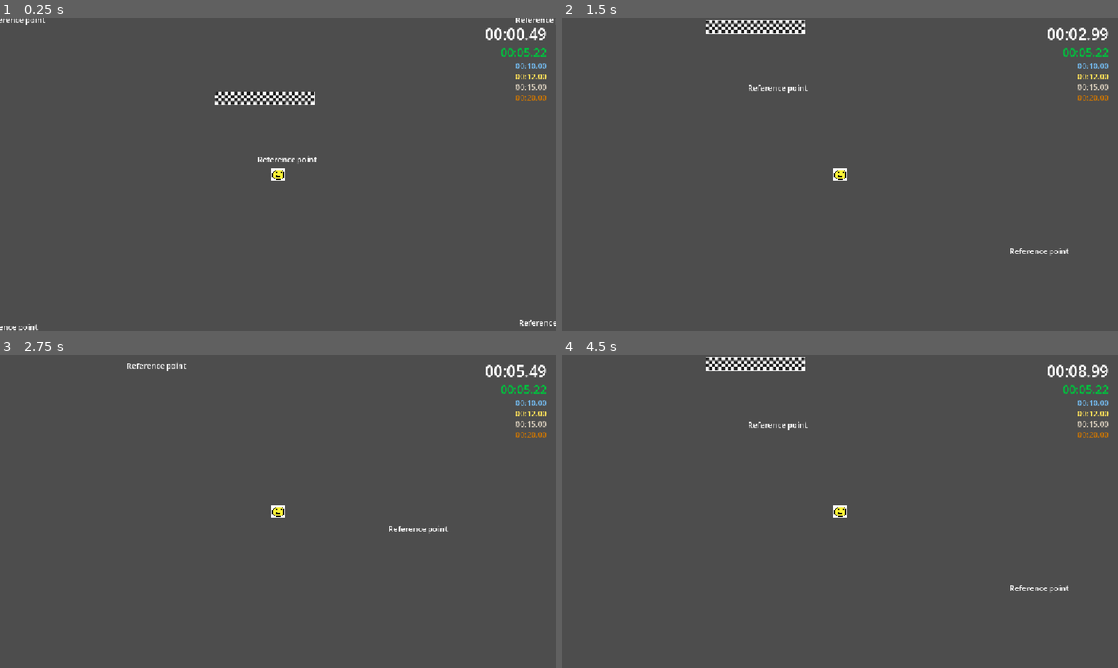
Above: before the commit, frames 1-4 (two rows, left to right).
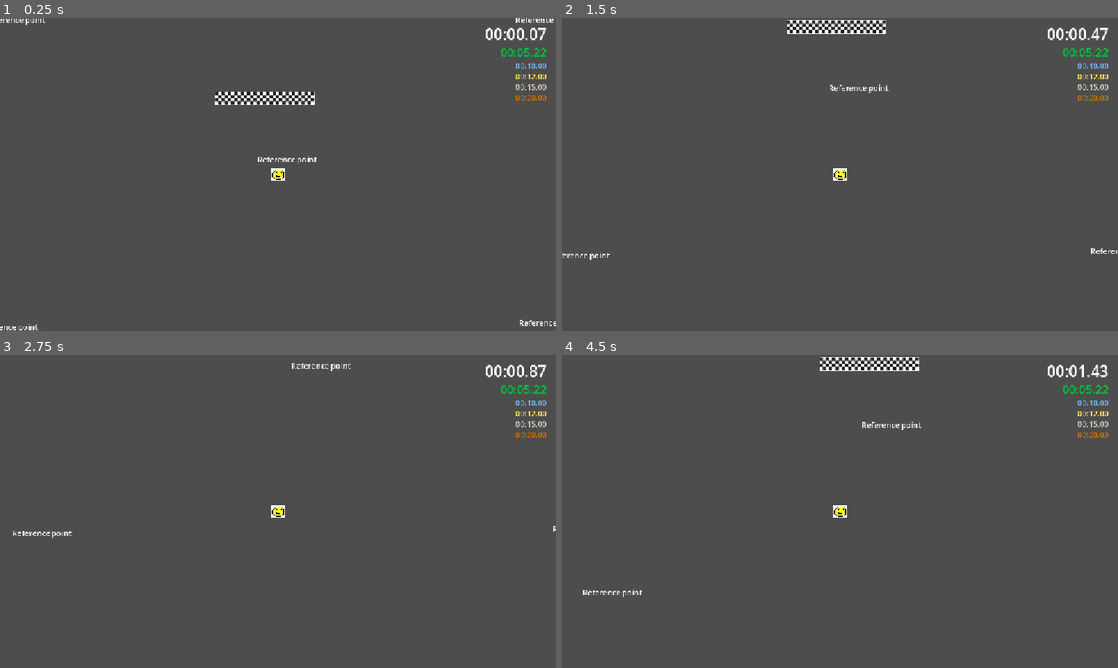
Above: after the commit, the same moments.

Repository: robplaysmusic-bit/dizzy-dash
Game: Godot game, scene res://levels/level-1.tscn
Same seed, same stepped clock (60 frames per second), same inputs: the game is played once before the commit and once after it.
Inputs (mouse positions are in pixels of both pictures, inside the frame that each line leads up to):
- Up to frame 1 (0.25 s): no input
- Up to frame 2 (1.5 s): tap Enter at 0.5 s; move the mouse to (962, 158) at 0.52 s; hold D (right) 0.53-1.25 s; tap Backspace at 0.6 s; click (962, 158) at 0.67 s; drag from (728, 190) to (762, 36) at 1.27 s
- Up to frame 3 (2.75 s): tap Space at 2 s; move the mouse to (333, 442) at 2.02 s; hold D (right) from 2.03 s (still down); tap F at 2.1 s
- Up to frame 4 (4.5 s): release D (right) at 2.75 s; drag from (812, 574) to (673, 464) at 2.77 s; tap Enter at 3.5 s; move the mouse to (1006, 558) at 3.52 s; hold A (left) 3.53-4.25 s; tap Z at 3.6 s; drag from (673, 464) to (756, 433) at 4.27 s

The runs differ from the first frame. In frame 1, less than 0.1% of the frame differs, in the area x 95-99%, y 3-8%; in frame 2, 1.7%; in frame 3, 0.5%; in frame 4, 1.9%, in the area x 3-99%, y 0-78%.

Commit message:
Updated dizziness values to match realistically accomplishable values from the minigame

Diff:
--- a/autoloads/dizzy_manager.gd
+++ b/autoloads/dizzy_manager.gd
@@ -1,26 +1,26 @@
 extends Node
 
 enum Dizzy { NOT_DIZZY, SLIGHTLY, SOMEWHAT, STANDARD, VERY, EXTREMELY, OH_NO }
-const MAX_NOT_DIZZY : int = 0
-const MAX_SLIGHTLY_DIZZY : int = 50
-const MAX_SOMEWHAT_DIZZY : int = 100
-const MAX_STANDARD_DIZZY : int = 200
-const MAX_VERY_DIZZY : int = 300
-const MAX_EXTREMELY_DIZZY : int = 500
-const MAX_OH_NO_DIZZY : int = 1e10
+const MAX_NOT_DIZZY : int = 8
+const MAX_SLIGHTLY_DIZZY : int = 16
+const MAX_SOMEWHAT_DIZZY : int = 24
+const MAX_STANDARD_DIZZY : int = 32
+const MAX_VERY_DIZZY : int = 40
+const MAX_EXTREMELY_DIZZY : int = 50
+const MAX_OH_NO_DIZZY : int = 500
 
 const MIN_ROTATION_INDEX : int = 0
 const MAX_ROTATION_INDEX : int = 1
 const ROTATION_CHANGE_INDEX : int = 2
 # tier : [min angle, max angle, angle change rate]
 const _info : Dictionary[Dizzy, Array] = {
-	Dizzy.NOT_DIZZY : 		[0,		0,		0],
-	Dizzy.SLIGHTLY : 		[175, 	185,	0.0], # centered around 180
-	Dizzy.SOMEWHAT : 		[30, 	60,		0.0], # centered around 45
-	Dizzy.STANDARD : 		[60, 	120,	0.0], # centered around 90
-	Dizzy.VERY : 			[60, 	120,	1.0],
-	Dizzy.EXTREMELY: 		[60, 	120,	0.5],
-	Dizzy.OH_NO :			[30,	150,	0.01]
+	Dizzy.NOT_DIZZY : 		[0,		0,		0.0],
+	Dizzy.SLIGHTLY : 		[176, 	184,	0.0], # centered around 180
+	Dizzy.SOMEWHAT : 		[41, 	49,		0.0], # centered around 45
+	Dizzy.STANDARD : 		[56, 	64,		0.0], # centered around 60
+	Dizzy.VERY : 			[86, 	94,		0.5], # centered around 90
+	Dizzy.EXTREMELY: 		[80, 	100,	0.1], # centered around 90
+	Dizzy.OH_NO :			[70,	110,	0.01] # centered around 90
 }
 
 var _tier : Dizzy = Dizzy.NOT_DIZZY
